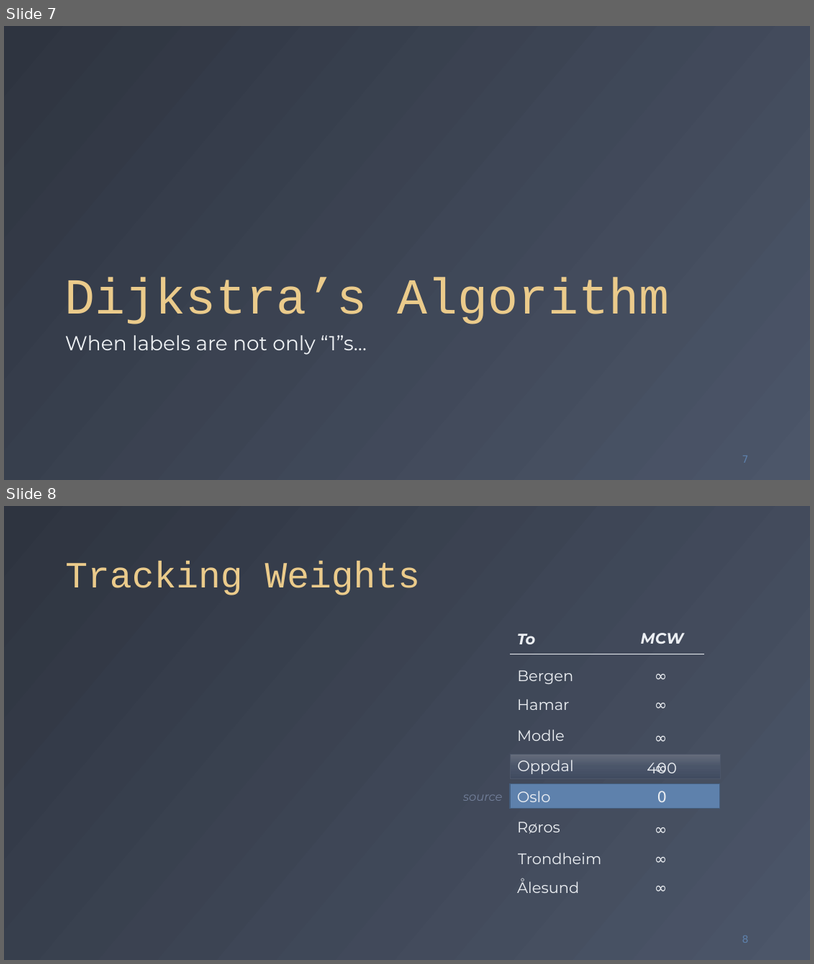
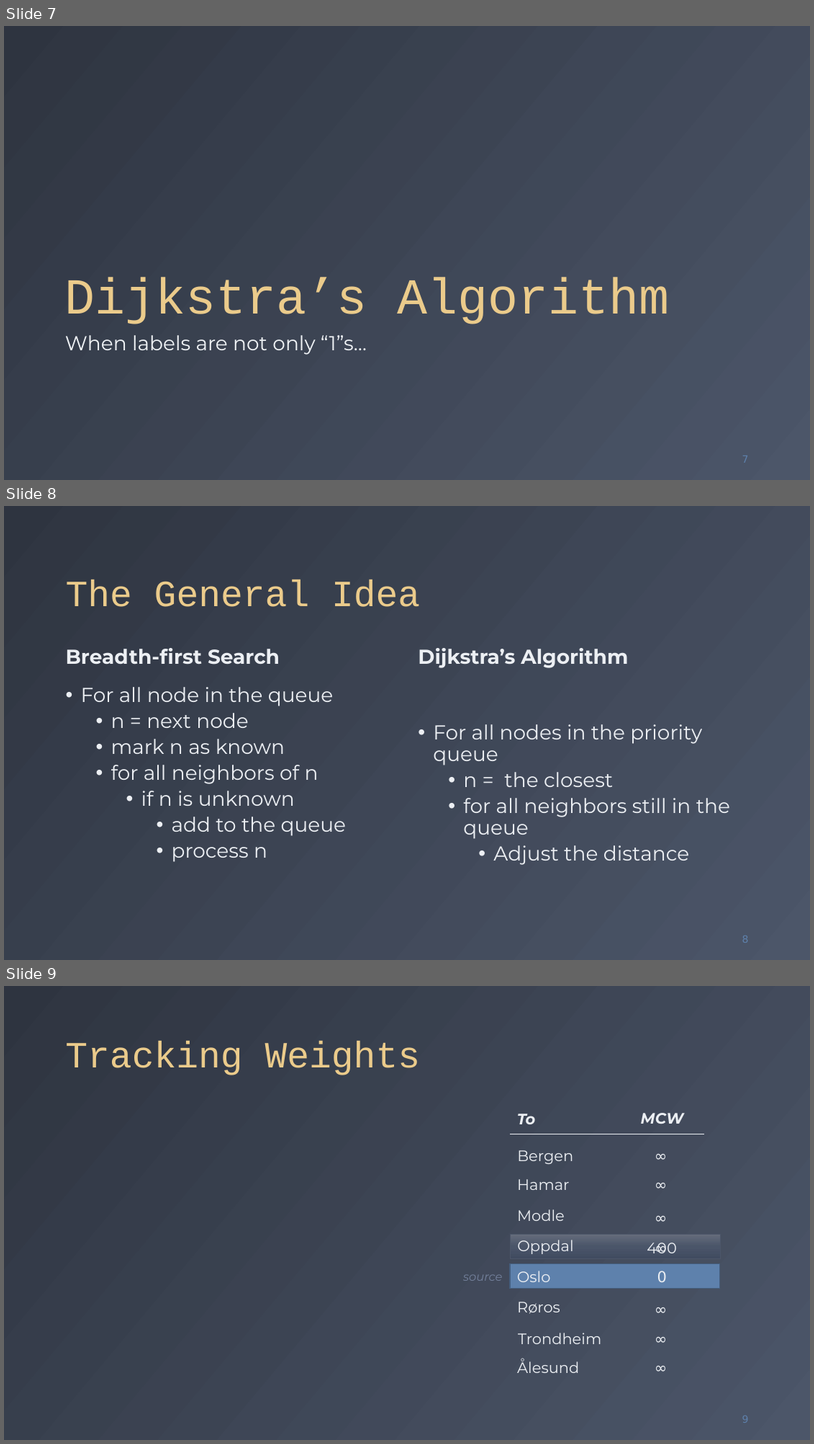
Before and after one commit to fchauvel/ntnu-idata2302-website, a slide deck: source/graphs/shortest_path/_static/shortest_path.pptx. Shown one above the other, each under a label of ours: slides 7 and 8 before the commit, slides 7, 8 and 9 after it. The pictures are 814x964 and 814x1444 pixels, drawn with LibreOffice and Linux fonts; fonts in the diff are those of the drawing; grey boxes stand for pictures. Boxes give left, top, right and bottom in pixels: in the first picture for what was removed or moved away, otherwise in the second. Text is boxed around its words. In the diff, an @@ line names an element or a change of style, - is before the commit and + after.

Commit message:
content: Hides "flows" algorithms and other improvements
 - Clarify Dijkstra's and update rule
 - Replace code by pseudo-code for Bellman-Ford
 - Replace code by pseudo-code for Floyd-Warshall

```diff
--- a/source/graphs/shortest_path/_static/shortest_path.pptx
+++ b/source/graphs/shortest_path/_static/shortest_path.pptx
@@ slide 8 added at (4,506,810,960), background gradient #2E3440 to #4C5669 @@
@@ title added at (66,579,420,607), 44 pt, text #EBCB8B @@
+The General Idea
@@ text added at (66,648,280,664), 24 pt, text #ECEFF3, bold @@
+Breadth-first Search
@@ text added at (418,648,628,668), 24 pt, text #ECEFF3, bold @@
+Dijkstra’s Algorithm
@@ text added at (81,687,347,862), 24 pt, text #ECEFF3 @@
+• For all node in the queue
+  • n = next node
+  • mark n as known
+  • for all neighbors of n
+    • if n is unknown
+      • add to the queue
+      • process n
@@ text added at (433,724,730,865), 24 pt, text #ECEFF3 @@
+• For all nodes in the priority queue
+  • n = the closest
+  • for all neighbors still in the queue
+    • Adjust the distance
@@ page number added at (743,935,749,942), 12 pt, text #5E81AC @@
+8
@@ what was slide 8 is now slide 9 @@
```
Also in this commit, not shown: 7 slides changed, 2 other slides added, 2 other files.
